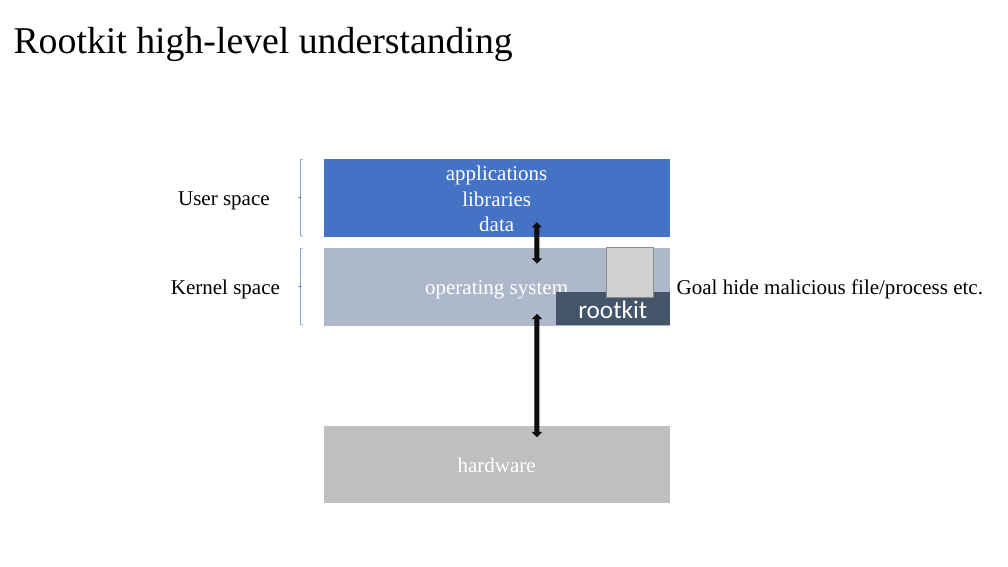
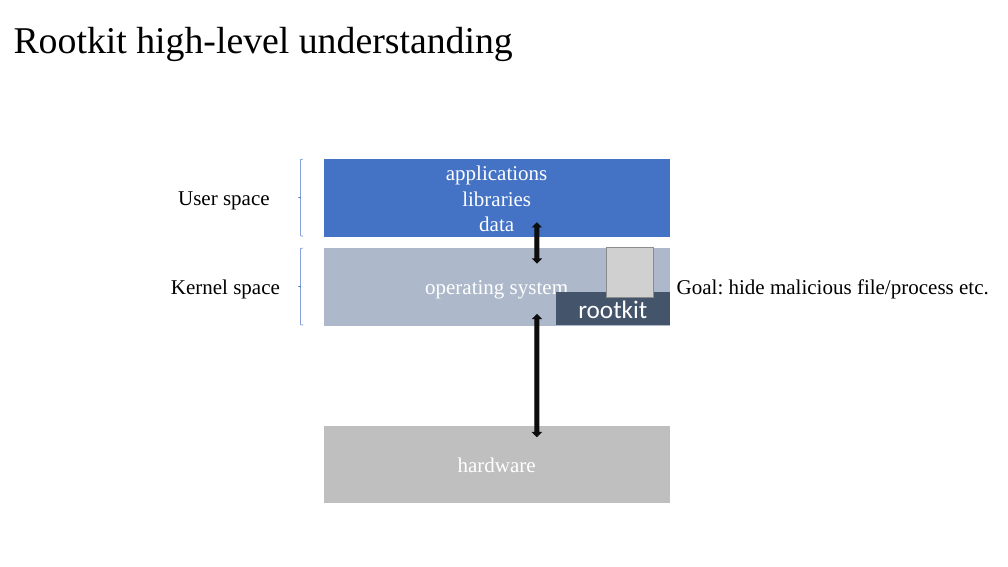
Before and after one commit to cs-uob/COMSM0049, a slide deck: slide 8 of docs/lectures/7/Hardware Security.pptx. Drawn at 1008x567 pixels with LibreOffice and Linux fonts; fonts in the diff are those of the drawing; grey boxes stand for pictures. Boxes give left, top, right and bottom in pixels: in the first picture for what was removed or moved away, otherwise in the second. Text is boxed around its words. In the diff, an @@ line names an element or a change of style, - is before the commit and + after.

```diff
--- a/docs/lectures/7/Hardware Security.pptx
+++ b/docs/lectures/7/Hardware Security.pptx
@@ text at bbox=[677, 279, 989, 299]: text changed @@
-Goal hide malicious file/process etc.
+Goal: hide malicious file/process etc.
```
Also in this commit, not shown: 1 other slide changed.
